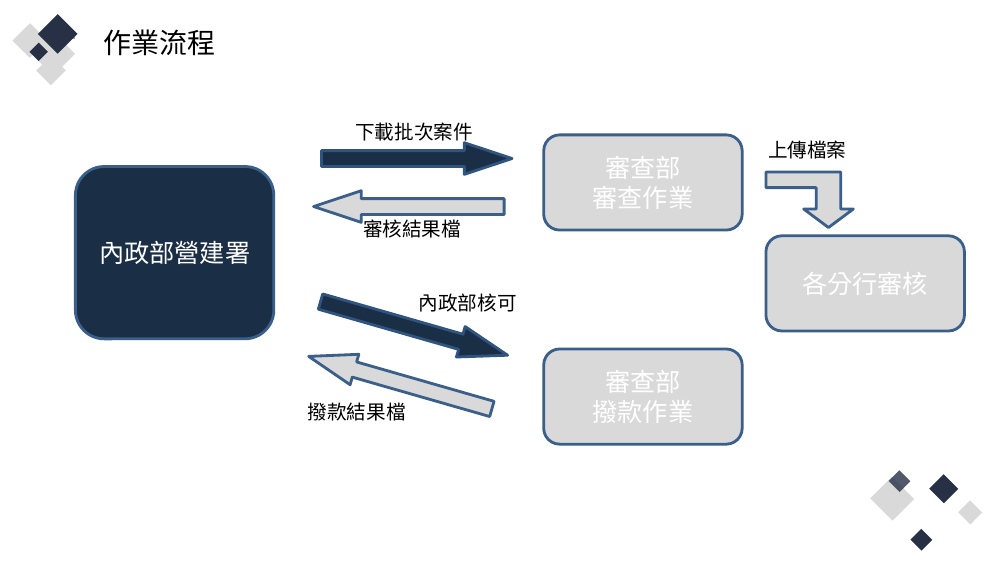
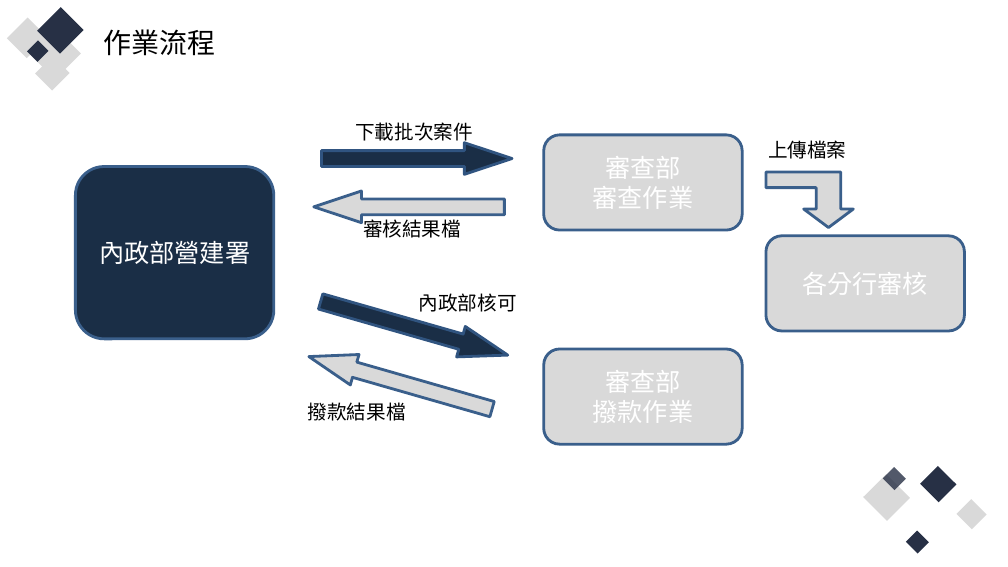
Before and after one commit to master43458/20230906, a slide deck: slide 3 of 備忘搞2.ppt. Drawn at 1008x567 pixels with LibreOffice and Linux fonts; fonts in the diff are those of the drawing. Boxes give left, top, right and bottom in pixels: in the first picture for what was removed or moved away, otherwise in the second. Text is boxed around its words. In the diff, an @@ line names an element or a change of style, - is before the commit and + after.

```diff
--- a/備忘搞2.ppt
+++ b/備忘搞2.ppt
@@ rectangle resized from (x1=12, y1=23, x2=46, y2=57) to (x1=7, y1=18, x2=48, y2=59) @@
@@ rectangle resized from (x1=37, y1=14, x2=77, y2=54) to (x1=37, y1=7, x2=83, y2=53) @@
@@ rectangle resized from (x1=30, y1=37, x2=61, y2=67) to (x1=27, y1=33, x2=64, y2=69) @@
@@ rectangle resized from (x1=36, y1=56, x2=66, y2=86) to (x1=35, y1=56, x2=70, y2=91) @@
@@ rectangle resized from (x1=41, y1=36, x2=58, y2=53) to (x1=42, y1=32, x2=62, y2=53) @@
@@ rectangle resized from (x1=46, y1=40, x2=75, y2=69) to (x1=48, y1=37, x2=81, y2=71) @@
@@ rectangle resized from (x1=870, y1=477, x2=914, y2=520) to (x1=863, y1=474, x2=909, y2=521) @@
@@ rectangle moved from (x1=889, y1=471, x2=910, y2=492) to (x1=882, y1=468, x2=906, y2=491) @@
@@ rectangle resized from (x1=929, y1=475, x2=958, y2=504) to (x1=920, y1=466, x2=956, y2=502) @@
@@ rectangle resized from (x1=958, y1=500, x2=982, y2=525) to (x1=957, y1=499, x2=988, y2=529) @@
@@ rectangle moved from (x1=910, y1=529, x2=931, y2=550) to (x1=906, y1=531, x2=929, y2=555) @@
```
Also in this commit, not shown: 23 other slides changed, 1 slide removed.
